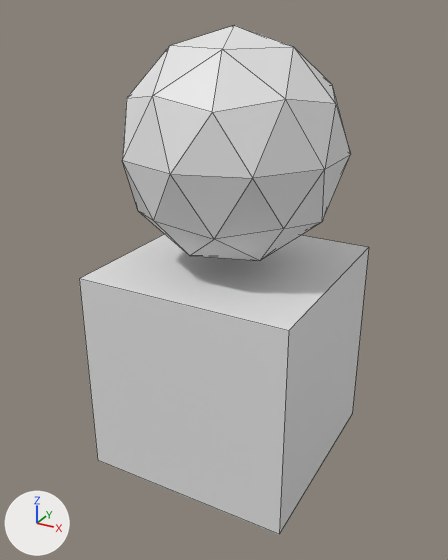
The FBX model CG2_01_01/Resources/3d/Box/Box.fbx, before and after one commit.
Rendered twice from a 50 mm lens placed at (2.54, -4.79, 3.19), pointed at (-0.04, -0.11, 0.85). Arrows for +X, +Y and +Z are at lower left; the lights stay in place. Mesh edges are drawn as thin lines.

Objects in the first picture: 'Cube', 'ICO'.
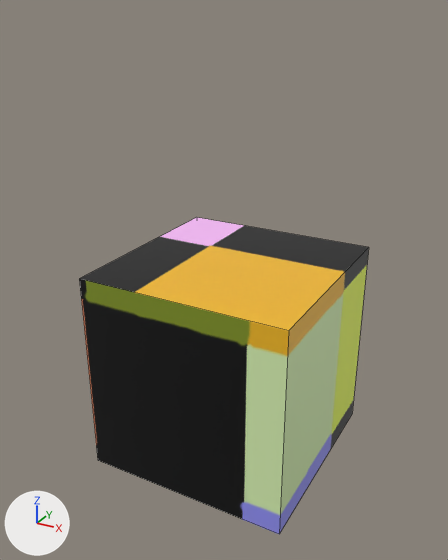
What differs and where, as boxes [x1, y1, x2, y2] in the pictures (448 x 560 px):
'Cube', recoloured: [79, 217, 369, 534] in both
'ICO', deleted: before [122, 25, 350, 261]

Edits to the bpy script that builds the scene:
```text
Add img_tex_png:
    img_tex_png = load_image('tex.png', 'tex.png', 1024, 1024, 'sRGB')
Add mat_material_001:
    mat_material_001 = principled_material('Material.001')
    mat_material_001.texture = img_tex_png  # with its transparency
    mat_material_001.roughness = 0.4
Change me_cube:
    where me_cube.from_pydata(...)  # 8 vertices, 6 faces; spans x -1.0..1.0, y -1.0..1.0, z -1.0..1.0
    remove me_cube.materials.append(mat_material)  # white #e7e7e7
    add me_cube.materials.append(mat_material_001)  # picture img_tex_png
Remove ob_ico:
    ob_ico = bpy.data.objects.new('ICO', me_ico球)
    ob_ico.location = (0.0, 0.0, 0.0)
```
